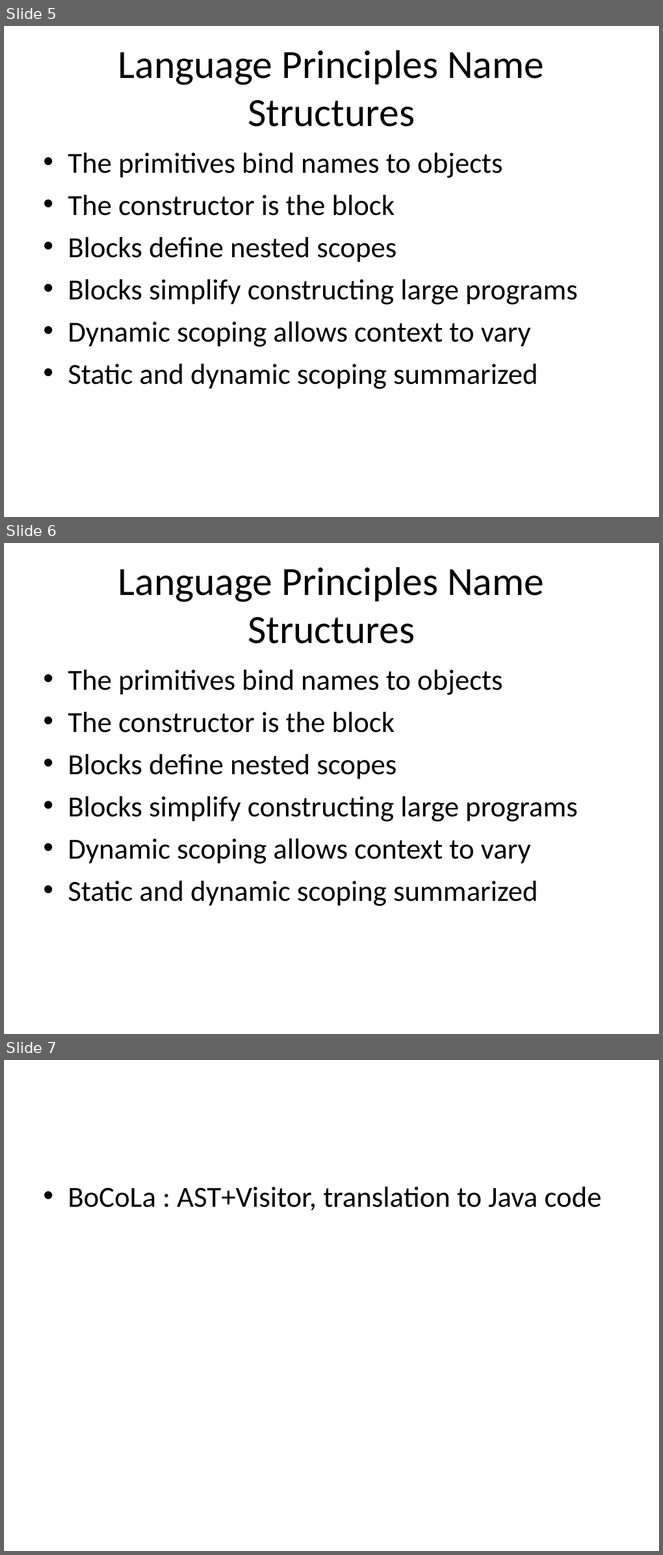
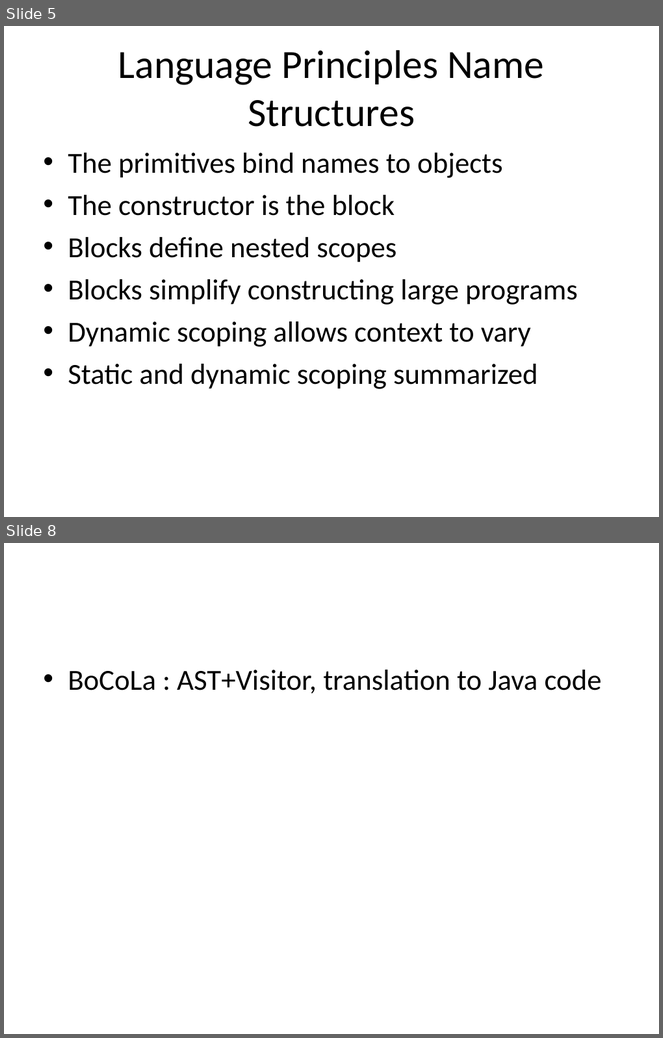
Before and after one commit to isurup/kalle-martin-group, a slide deck: SSE2/slides/4 Language.ppt. Shown one above the other, each under a label of ours: slides 5, 6 and 7 before the commit, slides 5 and 8 after it; the slides between them are not shown. The pictures are 663x1555 and 663x1038 pixels, drawn with LibreOffice and Linux fonts; fonts in the diff are those of the drawing. Boxes give left, top, right and bottom in pixels: in the first picture for what was removed or moved away, otherwise in the second. Text is boxed around its words. In the diff, an @@ line names an element or a change of style, - is before the commit and + after.

```diff
--- a/SSE2/slides/4 Language.ppt
+++ b/SSE2/slides/4 Language.ppt
@@ slide 6 removed at <box>4,543,659,1034</box>, background #FFFFFF @@
@@ title removed at <box>118,567,544,644</box> @@
-Language Principles Name Structures
@@ text removed at <box>68,670,578,906</box> @@
-• The primitives bind names to objects
-• The constructor is the block
-• Blocks define nested scopes
-• Blocks simplify constructing large programs
-• Dynamic scoping allows context to vary
-• Static and dynamic scoping summarized
@@ what was slide 7 is now slide 8 @@
```
Also in this commit, not shown: 1 slide changed, 2 slides added.
